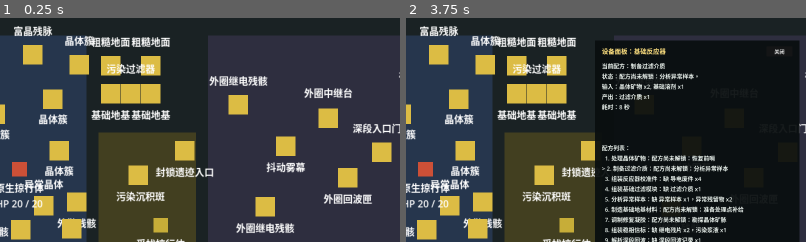
Above: before the commit, frames 1-2 (left to right).
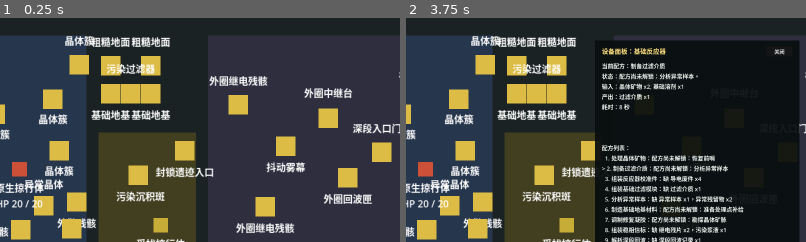
Above: after the commit, the same moments.

Repository: laugh0608/RadishCatalyst
Game: Godot game, scene res://scenes/boot/Boot.tscn
Same seed, same stepped clock (60 frames per second), same inputs: the game is played once before the commit and once after it.
Inputs:
- Up to frame 1 (0.25 s): no input
- Up to frame 2 (3.75 s): tap Enter at 0.5 s; hold D (move_right) 0.53-1.28 s; tap E (interact) at 0.6, 1.55, 2.3, 2.85 s; hold S (move_down) 1.28-2.03 s; tap J (attack) at 1.35 s; hold D (move_right) 2.03-2.78 s; tap R (cycle_recipe) at 2.1 s; hold W (move_up) 2.78-3.53 s; hold A (move_left) from 3.53 s (still down); tap Q (toggle_device_panel) at 3.6 s
The pictures show only the part of the screen within x 50-100%, y 19-69%; the shares and areas given below are measured in that part.

The runs differ from the first frame. In frame 1, 0.8% of the frame differs, in the area x 3-13%, y 3-21%; in frame 2, 0.8%.

Commit message:
fix(client): 延后富晶残脉开放
- 首次晶体采集完成后才显示富晶残脉

- 增加流程检查防止兜底点抢占早期主线

- 同步规划入口、资源循环说明和周志

Diff:
--- a/client/scripts/checks/vertical_slice_flow_check.gd
+++ b/client/scripts/checks/vertical_slice_flow_check.gd
@@ -621,6 +621,13 @@
 		"gather",
 		"晶体簇"
 	)
+	var rich_crystal_vein := _create_visual_check_interactable(
+		map.interactables_root,
+		"map_object_instance.rich_crystal_vein_north",
+		"map_object.rich_crystal_vein",
+		"gather",
+		"富晶残脉"
+	)
 	var salvage := _create_visual_check_interactable(
 		map.interactables_root,
 		"map_object_instance.field_wreckage_north",
@@ -712,6 +719,13 @@
 	_expect_equal(crystal.monitoring, true, "new game crystal enables interaction")
 	_expect_equal(crystal.marker.color, default_crystal_color, "new game crystal restores default color")
 	_expect_equal(crystal.label.text, "晶体簇", "new game crystal restores label")
+	_expect_equal(rich_crystal_vein.visible, false, "new game rich crystal vein stays hidden before crystal scout completion")
+	_expect_equal(rich_crystal_vein.monitoring, false, "new game rich crystal vein cannot complete crystal scout objective")
+	var post_scout_world := WorldState.create_default()
+	post_scout_world.quest_state.completed_quest_ids.append("quest.scout_crystal_field")
+	map.refresh_world_interactables(post_scout_world)
+	_expect_equal(rich_crystal_vein.visible, true, "rich crystal vein appears after crystal scout completion")
+	_expect_equal(rich_crystal_vein.monitoring, true, "rich crystal vein becomes optional supply after crystal scout completion")
 	_expect_equal(salvage.monitoring, true, "new game salvage enables interaction")
 	_expect_equal(salvage.marker.color, default_salvage_color, "new game salvage restores default color")
 	_expect_equal(salvage.label.text, "外勤残骸", "new game salvage restores label")
--- a/client/scripts/map/vertical_slice_map.gd
+++ b/client/scripts/map/vertical_slice_map.gd
@@ -41,7 +41,6 @@
 const PHASE_WELL_TETHER_GATE_RETURN_X := 2852.0
 const PHASE_RELAY_PAD_FALLBACK_POSITION := Vector2(-210, -40)
 const PHASE_RETURN_ANCHOR_FALLBACK_POSITION := Vector2(852, 92)
-
 @onready var player: PlayerController = $Player
 @onready var interactables_root: Node2D = $Interactables
 @onready var enemies_root: Node2D = $Enemies
@@ -319,6 +318,8 @@
 				world_state.quest_state.has_active_quest("quest.activate_deep_array")
 				or world_state.quest_state.has_completed_quest("quest.activate_deep_array")
 			)
+		if interactable.definition_id == "map_object.rich_crystal_vein":
+			should_enable = should_enable and world_state.quest_state.has_completed_quest("quest.scout_crystal_field")
 		if interactable.definition_id == "map_object.phase_return_anchor":
 			should_enable = should_enable and (
 				world_state.quest_state.has_active_quest("quest.deploy_phase_relay_anchor")
Not shown, changed: docs/devlogs/2026-W20.md
Not shown, changed: docs/planning/current.md
Not shown, changed: docs/planning/daily-start.md
Not shown, changed: docs/planning/resource-and-frontline-loop-rework.md
